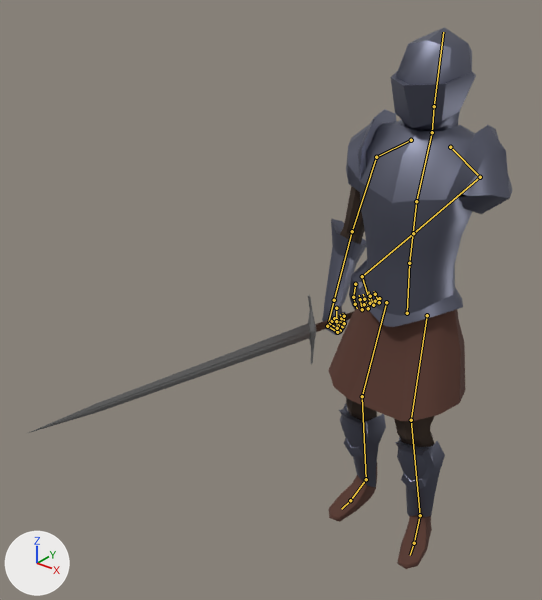
The Blender file ScoopsField/res/entities/creature/knight/knight.blend, before and after one commit.
Before and after are seen from a camera (50 mm lens) standing at (1.05, -2.04, 2.01) and looking at (-0.25, -0.41, 1.0). Lighting does not change. The marker at lower left points along +X, +Y and +Z. The first picture is the older version. Both versions are drawn at frame 15 of the action 'stagger'; the numbers are the values there. The bones that change, and the others that lie on the model, are drawn over the model as lines.

Names of what the first picture shows: 'Boots', 'Chestplate', 'Cube', 'Cube.001', 'Gauntlets', 'Greaves', 'Helmet', 'LoinCloth', 'ShoulderPads'.
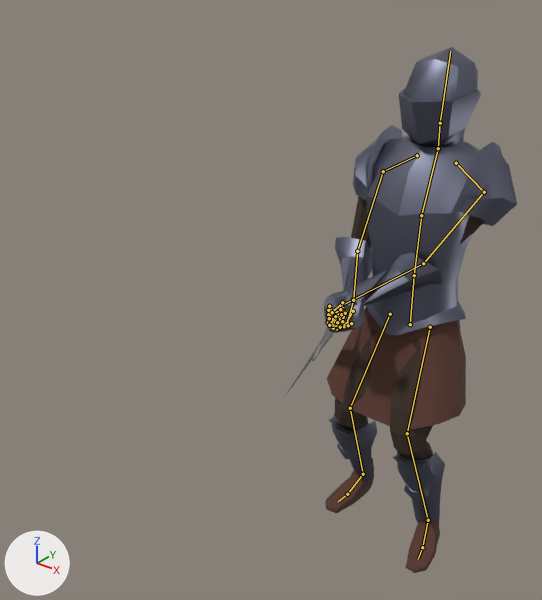
Changed parts and their boxes (x1, y1, x2, y2) in the pictures (542 x 600 px):
'Chestplate', posed: before (359, 119, 475, 327); after (367, 135, 480, 335)
'LoinCloth', posed: before (329, 302, 466, 421); after (327, 306, 466, 430)
'Helmet', posed: before (391, 27, 476, 131); after (399, 47, 481, 147)
'ShoulderPads', posed: before (346, 109, 512, 214); after (353, 125, 517, 226)
'Cube', posed (mostly hidden before): before (340, 186, 435, 447); after (335, 196, 485, 460)
'Gauntlets', posed: before (322, 219, 367, 335); after (324, 237, 442, 333)
'Greaves', posed (9% wider): before (339, 404, 445, 517); after (329, 413, 445, 522)
'Cube.001', posed (78% narrower, 26% shorter): before (26, 295, 354, 434); after (285, 294, 356, 396)
'Boots', posed (12% wider, 8% taller): before (329, 462, 432, 569); after (325, 457, 440, 573)
bone 'Hips', root to tip: before (407, 313) to (409, 263); after (410, 324) to (414, 275)

What the commit changed:
Bone 'LegIK.L' (bone_legik_l) moves from (0.0, -0.041, 0.0) to (0.034, -0.036, -0.002).
Bone 'LegIK.L' (bone_legik_l) turns from (0, 0, 8) to (-2, 0, 8) degrees about its own x, y and z.
Bone 'LegIK.R' (bone_legik_r) moves from (0.0, 0.011, 0.0) to (-0.024, 0.037, -0.001).
Bone 'LegIK.R' (bone_legik_r) turns from (0, 0, 1) to (-4, 1, 1) degrees about its own x, y and z.
Bone 'Hips' (bone_hips) moves from (0.0, -0.022, 0.001) to (0.0, -0.081, -0.026).
Bone 'Hips' (bone_hips) turns from (0, 0, 0) to (-2, 0, 0) degrees about its own x, y and z.
Bone 'Weapon.R' (bone_weapon_r) moves from (0.071, 0.022, -0.164) to (0.281, 0.059, 0.054).
Bone 'Weapon.R' (bone_weapon_r) turns from (34, -2, 11) to (32, -136, -16) degrees about its own x, y and z.
